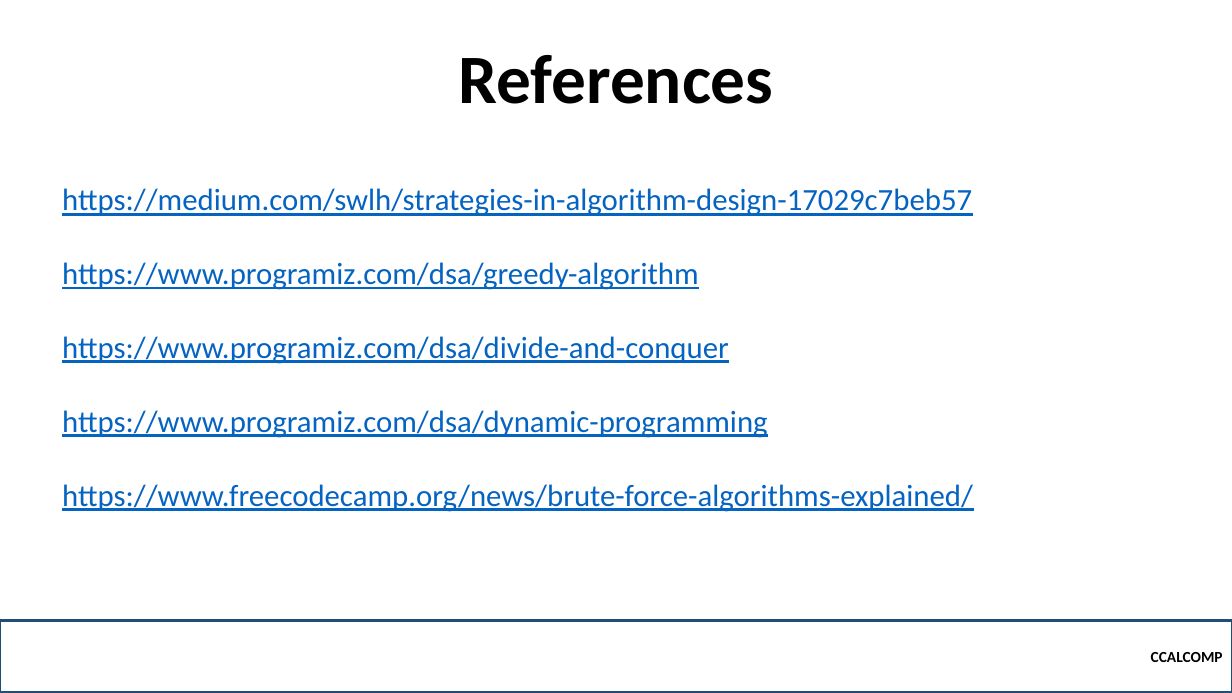
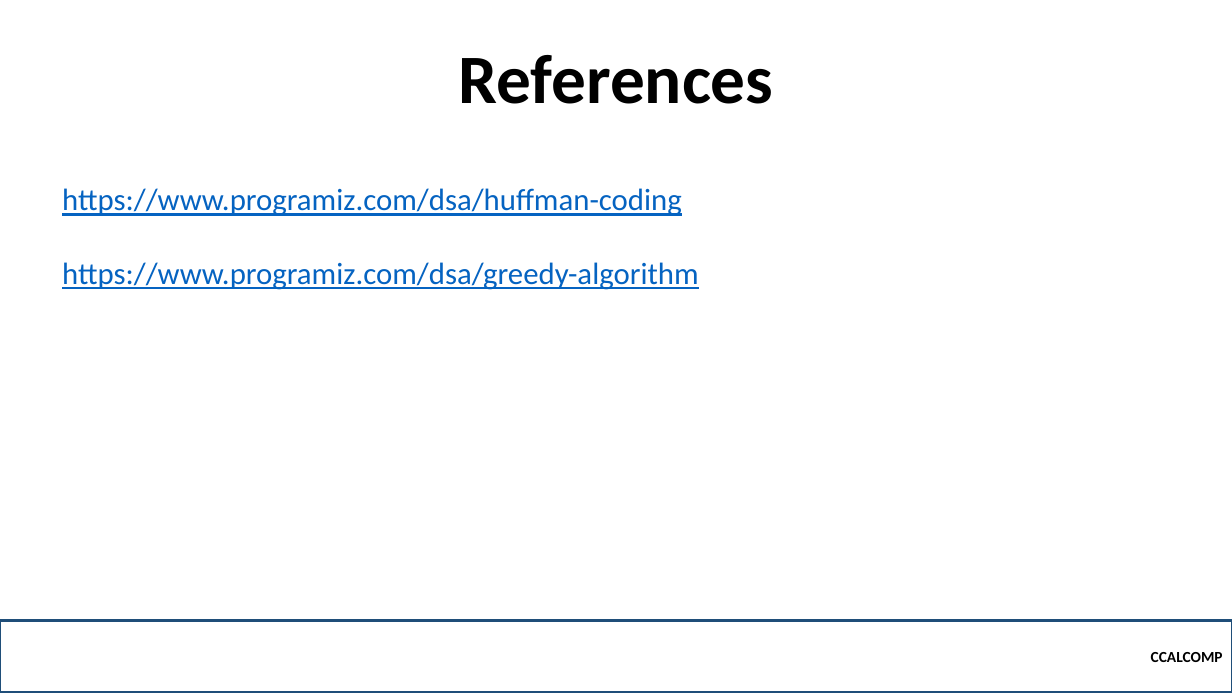
Before and after one commit to robitussin/CCALCOMP, a slide deck: slide 32 of Week 10 - Greedy Algorithms/Greedy Algorirthms.pptx (slide 29 before the commit). Drawn at 1232x693 pixels with LibreOffice and Linux fonts; fonts in the diff are those of the drawing; background and template pictures are left out. Boxes give left, top, right and bottom in pixels: in the first picture for what was removed or moved away, otherwise in the second. Text is boxed around its words. In the diff, an @@ line names an element or a change of style, - is before the commit and + after.

```diff
--- a/Week 10 - Greedy Algorithms/Greedy Algorirthms.pptx
+++ b/Week 10 - Greedy Algorithms/Greedy Algorirthms.pptx
@@ text at <box>62,188,682,216</box>: text changed @@
-https://medium.com/swlh/strategies-in-algorithm-design-17029c7beb57
+https://www.programiz.com/dsa/huffman-coding
@@ text at <box>62,336,973,512</box>: paragraphs removed @@
-https://www.programiz.com/dsa/divide-and-conquer
-https://www.programiz.com/dsa/dynamic-programming
-https://www.freecodecamp.org/news/brute-force-algorithms-explained/
```
Also in this commit, not shown: 10 other slides changed, 3 slides added.
